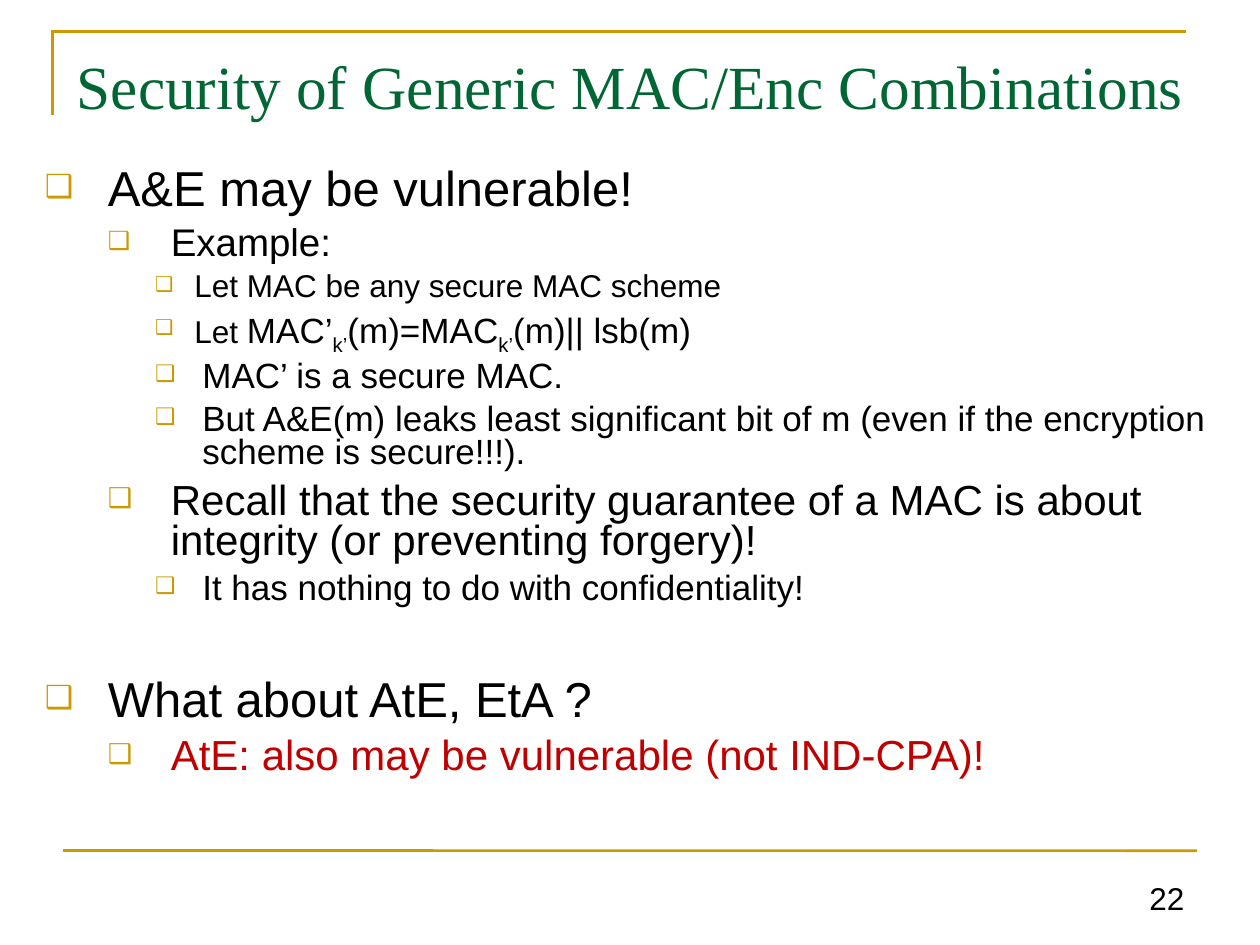
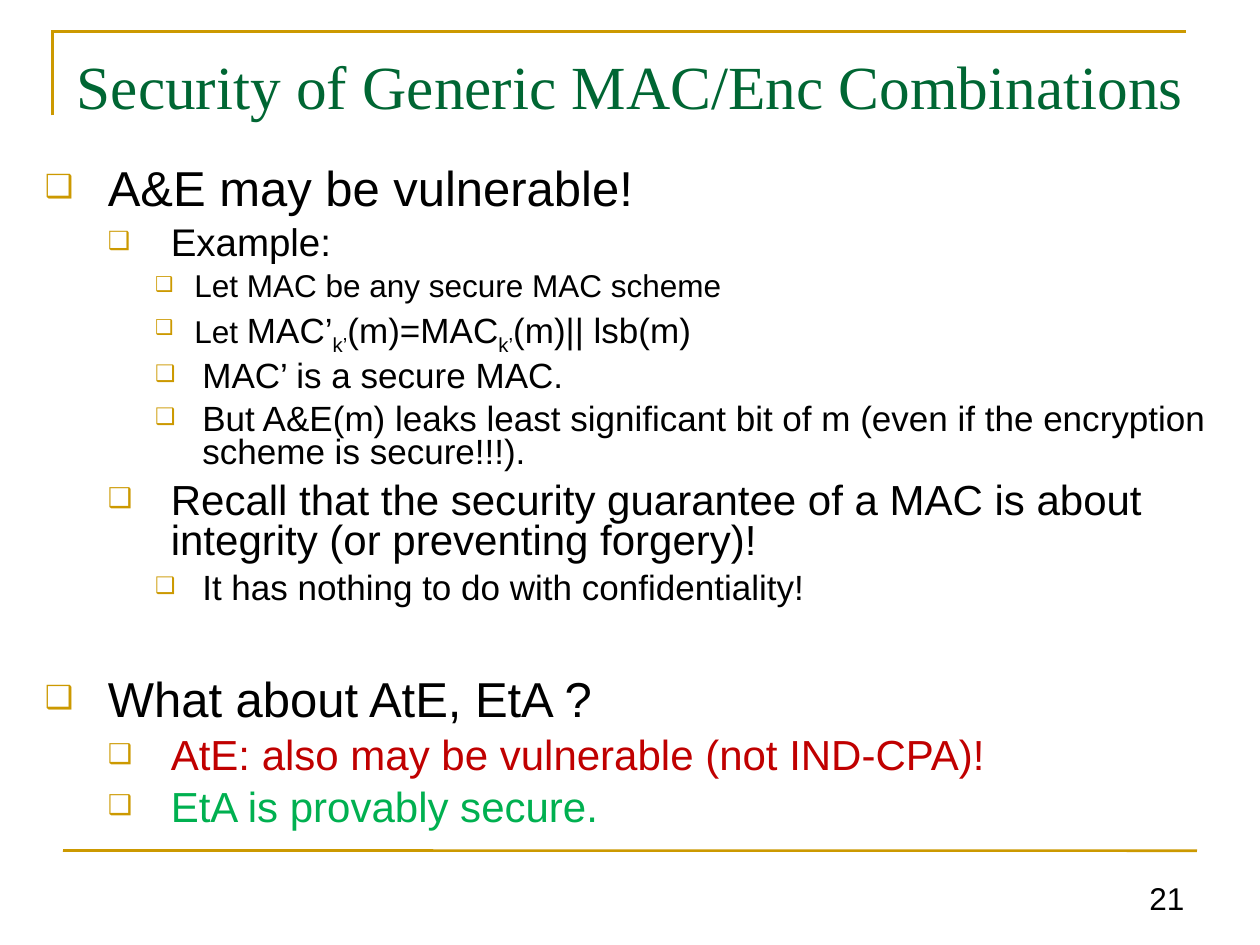
Before and after one commit to GhadaAlmashaqbeh/GhadaAlmashaqbeh.github.io, a slide deck: slide 21 of courses/cse3400-f2026/lecture5.pptx (slide 22 before the commit). Drawn at 1260x945 pixels with LibreOffice and Linux fonts; fonts in the diff are those of the drawing. Boxes give left, top, right and bottom in pixels: in the first picture for what was removed or moved away, otherwise in the second. Text is boxed around its words. In the diff, an @@ line names an element or a change of style, - is before the commit and + after.

```diff
--- a/courses/cse3400-f2026/lecture5.pptx
+++ b/courses/cse3400-f2026/lecture5.pptx
@@ text at bbox=[171, 791, 598, 831]: paragraph added @@
+  ❑ EtA is provably secure.
@@ page number at bbox=[1149, 888, 1184, 910]: text changed @@
-22
+21
```
Also in this commit, not shown: 16 other slides changed, 2 slides removed, 2 other files.
